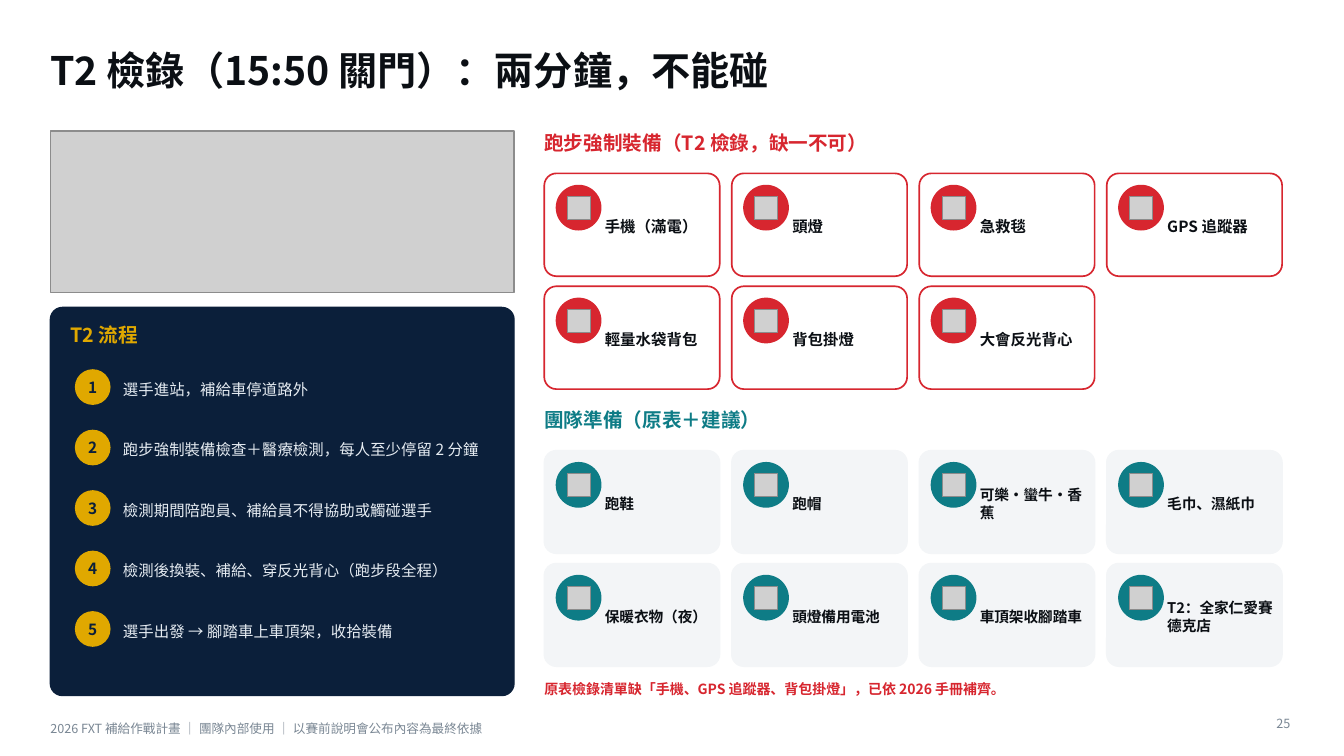
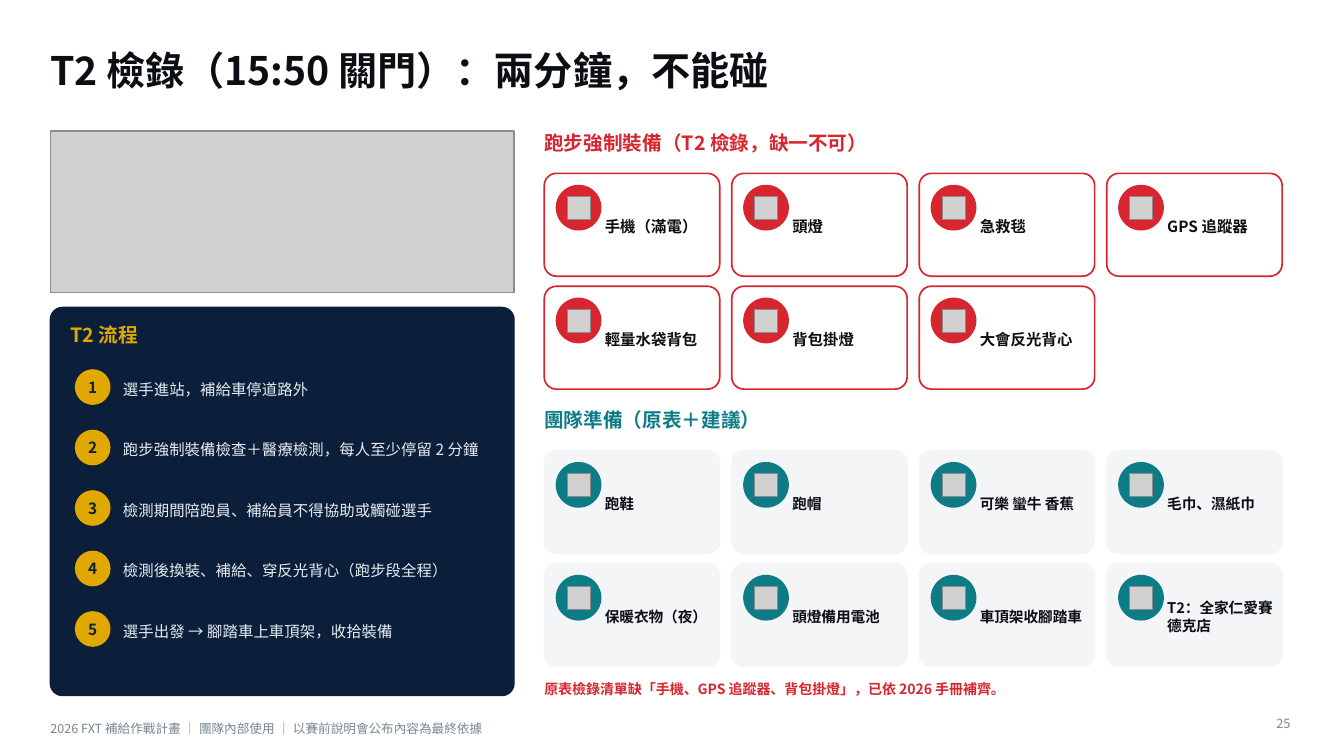
Before and after one commit to powermovebboy-sys/Race-site, a slide deck: slide 25 of deck/2026_FXT_補給作戰計畫.pptx. Drawn at 1344x756 pixels with LibreOffice and Linux fonts; fonts in the diff are those of the drawing; grey boxes stand for pictures. Boxes give left, top, right and bottom in pixels: in the first picture for what was removed or moved away, otherwise in the second. Text is boxed around its words. In the diff, an @@ line names an element or a change of style, - is before the commit and + after.

```diff
--- a/deck/2026_FXT_補給作戰計畫.pptx
+++ b/deck/2026_FXT_補給作戰計畫.pptx
@@ text at (x1=980, y1=494, x2=1074, y2=513): text changed @@
-可樂・蠻牛・香蕉
+可樂 蠻牛 香蕉
```
Also in this commit, not shown: 17 other slides changed, 9 other files.
